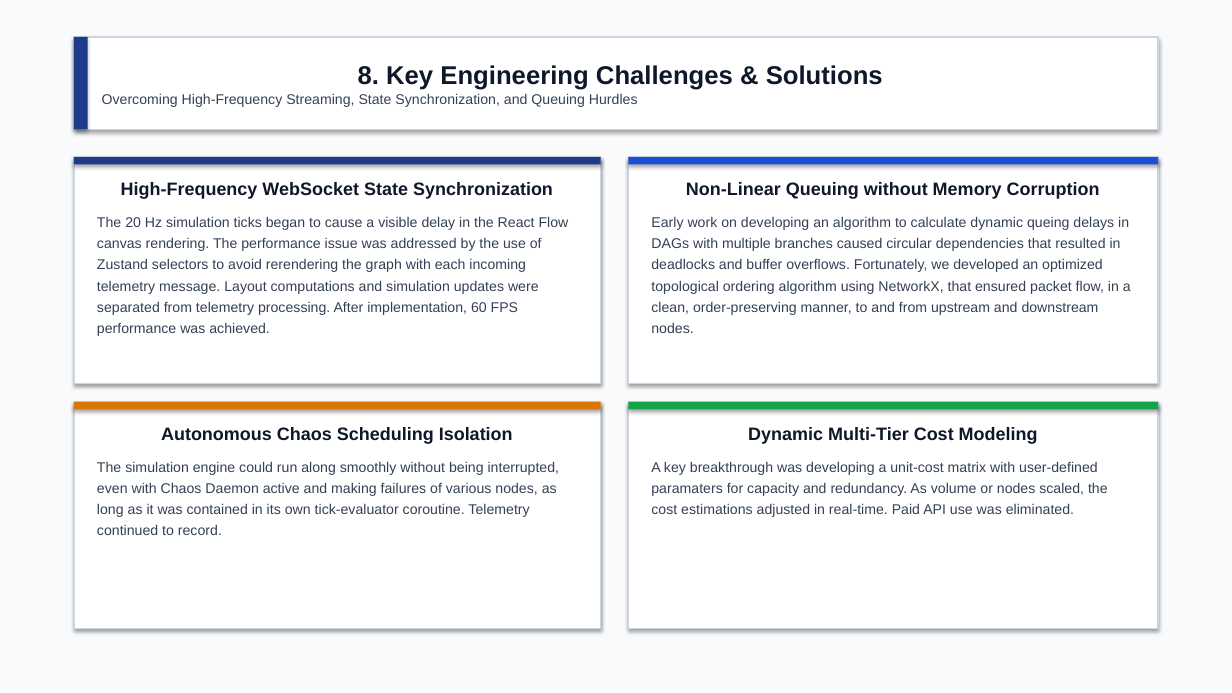
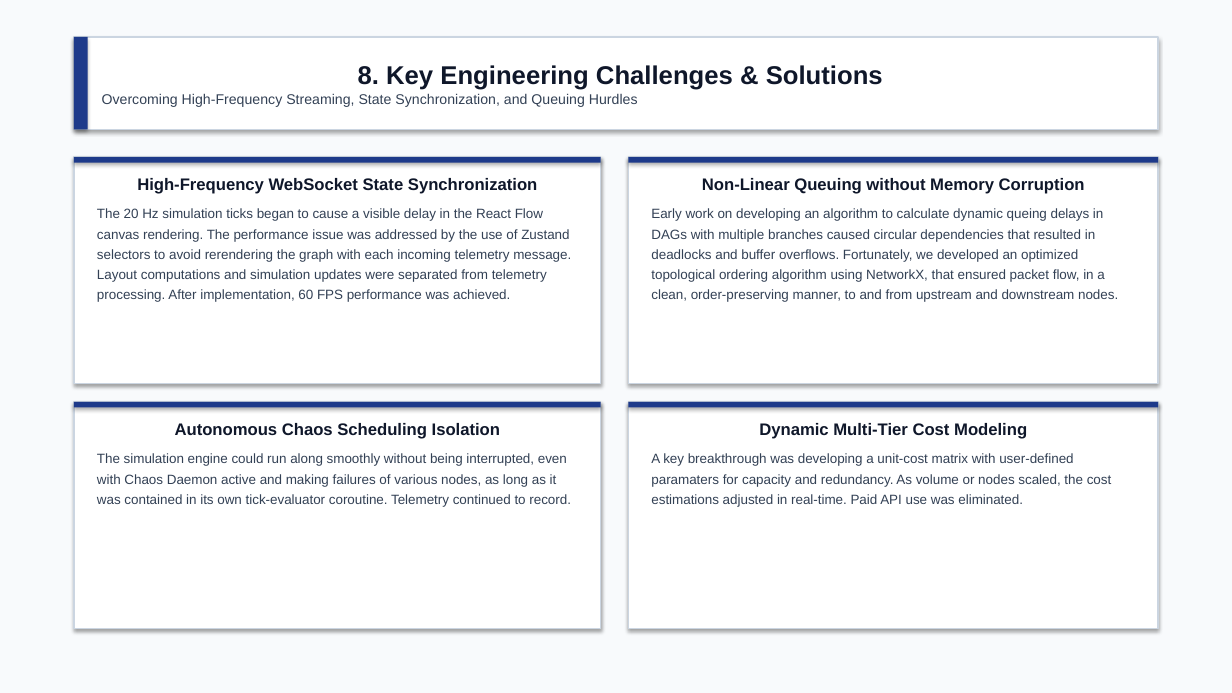
Before and after one commit to ankur-on-github/NetworkSim, a slide deck: slide 9 of University_Submissions/24BCE1836_NetworkSim_Presentation.pptx. Drawn at 1232x693 pixels with LibreOffice and Linux fonts; fonts in the diff are those of the drawing. Boxes give left, top, right and bottom in pixels: in the first picture for what was removed or moved away, otherwise in the second. Text is boxed around its words. In the diff, an @@ line names an element or a change of style, - is before the commit and + after.

Commit message:
Fix diagram mappings to use genuine System Architecture & DFD, unify presentation colors to academic navy

```diff
--- a/University_Submissions/24BCE1836_NetworkSim_Presentation.pptx
+++ b/University_Submissions/24BCE1836_NetworkSim_Presentation.pptx
@@ rectangle "High-Frequency WebSocket State Synchronization" at [74, 157, 601, 384]: size 14 to 13 pt in "High-Frequency WebSocket State Synchronization"; size 11 to 10.5 pt in "The 20 Hz simulation ticks began to ..."; less space between paragraphs @@
@@ rectangle "Non-Linear Queuing without Memory Corruption" at [628, 157, 1158, 384]: size 14 to 13 pt in "Non-Linear Queuing without Memory Corruption"; size 11 to 10.5 pt in "Early work on developing an algorithm to ..."; less space between paragraphs @@
@@ rectangle at [628, 157, 1158, 163]: fill #1D4ED8 to #1E3A8A @@
@@ rectangle "Autonomous Chaos Scheduling Isolation" at [74, 402, 601, 628]: size 14 to 13 pt in "Autonomous Chaos Scheduling Isolation"; size 11 to 10.5 pt in "The simulation engine could run along smoothly ..."; less space between paragraphs @@
@@ rectangle at [74, 402, 601, 408]: fill #D97706 to #1E3A8A @@
@@ rectangle "Dynamic Multi-Tier Cost Modeling" at [628, 402, 1158, 628]: size 14 to 13 pt in "Dynamic Multi-Tier Cost Modeling"; size 11 to 10.5 pt in "A key breakthrough was developing a unit-cost ..."; less space between paragraphs @@
@@ rectangle at [628, 402, 1158, 408]: fill #16A34A to #1E3A8A @@
```
Also in this commit, not shown: 9 other slides changed, 39 other files.
